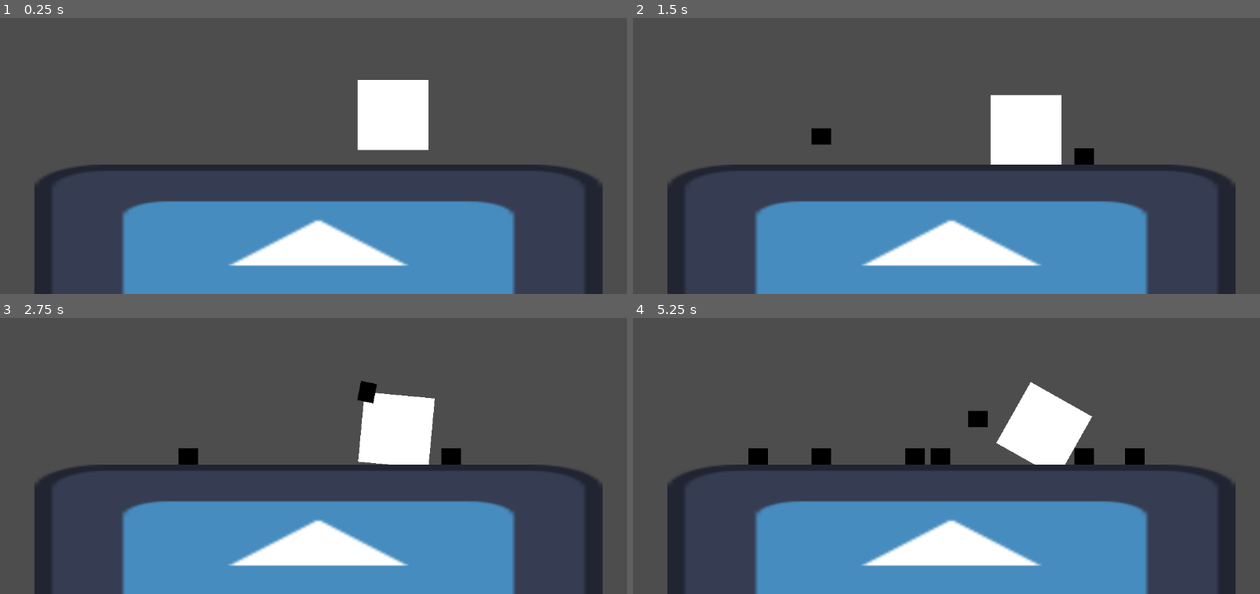
Above: before the commit, frames 1-4 (two rows, left to right).
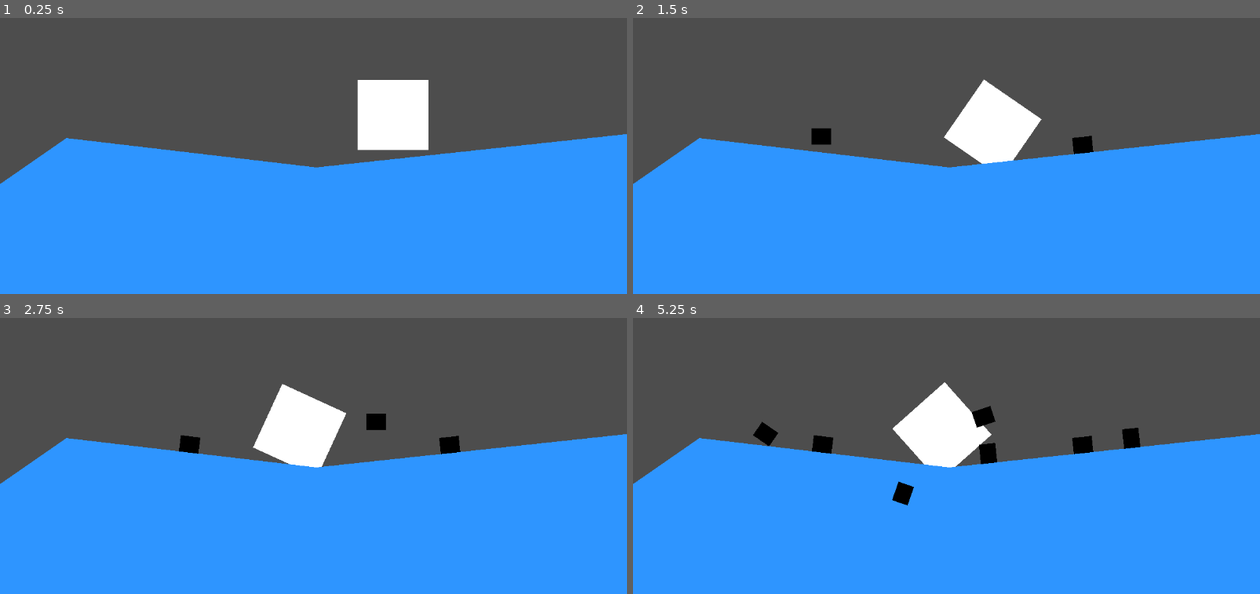
Above: after the commit, the same moments.

Repository: t0qen/baudo-game-jam-autumn
Game: Godot game, scene res://scenes/maintest.tscn
Same seed, same stepped clock (60 frames per second), same inputs: the game is played once before the commit and once after it. The engine's default icon, where the game draws it, is replaced by a stand-in: a white triangle on a blue panel in a dark square.
Inputs (mouse positions are in pixels of both pictures, inside the frame that each line leads up to):
- Up to frame 1 (0.25 s): no input
- Up to frame 2 (1.5 s): move the mouse to (1084, 100) at 0.52 s; click (1084, 100) at 0.67 s; move the mouse to (821, 136) at 1.27 s; click (821, 136) at 1.42 s
- Up to frame 3 (2.75 s): move the mouse to (376, 340) at 2.02 s; click (376, 340) at 2.17 s
- Up to frame 4 (5.25 s): move the mouse to (915, 489) at 2.77 s; click (915, 489) at 2.92 s; move the mouse to (1134, 469) at 3.52 s; click (1134, 469) at 3.67 s; move the mouse to (758, 364) at 4.27 s; click (758, 364) at 4.42 s; move the mouse to (977, 417) at 5.02 s; click (977, 417) at 5.17 s

The runs differ from the first frame. In frame 1, 51% of the frame differs, in the area x 0-100%, y 42-100%; in frame 2, 54%; in frame 3, 57%; in frame 4, 58%, in the area x 0-100%, y 23-100%.

Commit message:
ghudrhiugrhighidhirug

Diff:
--- a/scenes/maintest.tscn
+++ b/scenes/maintest.tscn
@@ -2,7 +2,7 @@
 
 [ext_resource type="Script" uid="uid://mi4jhc4pjrym" path="res://scripts/maintest.gd" id="1_527u3"]
 [ext_resource type="PackedScene" uid="uid://c57lqhed2hh6r" path="res://scenes/mannequin.tscn" id="3_527u3"]
-[ext_resource type="PackedScene" uid="uid://8k66wp0me4m7" path="res://scenes/Terrains/Terrain_2.tscn" id="3_yoalb"]
+[ext_resource type="PackedScene" uid="uid://ccrg7xo42addi" path="res://scenes/Terrains/Terrain_1.tscn" id="3_yoalb"]
 
 [node name="Maintest" type="Node2D"]
 script = ExtResource("1_527u3")
@@ -10,4 +10,4 @@
 [node name="mannequin" parent="." instance=ExtResource("3_527u3")]
 position = Vector2(722, 355)
 
-[node name="Terrain_2" parent="." instance=ExtResource("3_yoalb")]
+[node name="Terrain1" parent="." instance=ExtResource("3_yoalb")]
--- a/scripts/grenade.gd
+++ b/scripts/grenade.gd
@@ -9,7 +9,7 @@
 
 func _on_timer_timeout() -> void:
 	# On récupère le terrain (nom exact: "Terrain1") depuis le parent ou la scène
-	var terrain = get_parent().get_node("Terrain_2")
+	var terrain = get_parent().get_node("Terrain1")
 	if terrain != null:
 		terrain.clip(destruction_polygon)
 	queue_free()
